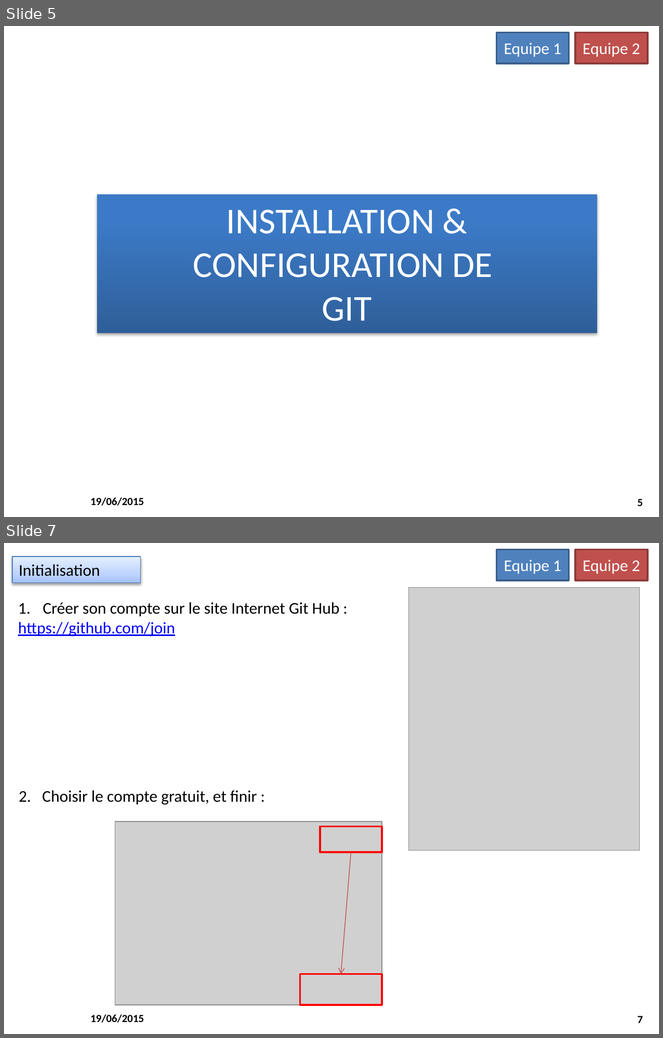
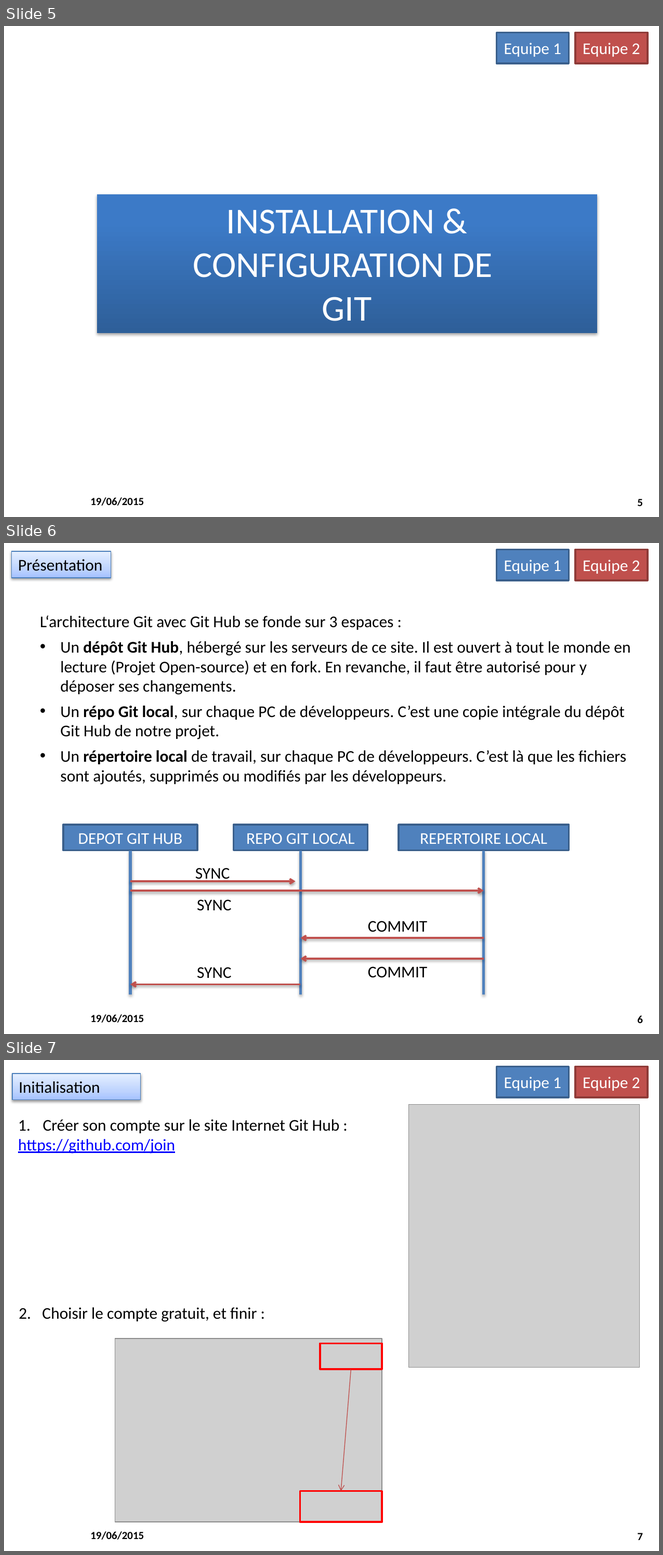
Before and after one commit to M2SIID-ODE/Projet_ODE, a slide deck: Documentation/3 - Documentation technique/Installation_PostesDevs_2015-06_19_v1.pptx. Shown one above the other, each under a label of ours: slides 5 and 7 before the commit, slides 5, 6 and 7 after it; the slides between them are not shown. The pictures are 663x1038 and 663x1555 pixels, drawn with LibreOffice and Linux fonts; fonts in the diff are those of the drawing; grey boxes stand for pictures; background and template pictures are left out. Boxes give left, top, right and bottom in pixels: in the first picture for what was removed or moved away, otherwise in the second. Text is boxed around its words. In the diff, an @@ line names an element or a change of style, - is before the commit and + after.

```diff
--- a/Documentation/3 - Documentation technique/Installation_PostesDevs_2015-06_19_v1.pptx
+++ b/Documentation/3 - Documentation technique/Installation_PostesDevs_2015-06_19_v1.pptx
@@ slide 6 added at (4,543,659,1034), background #FFFFFF; not listed: 2 template elements that a slide beside it also shows @@
@@ rectangle added at (12,551,111,578), fill gradient #A4C4FF to #BFD4FF to #E6EEFF, outline #4B7EBC 0.75 pt, 18 pt, text #000000 @@
+Présentation
@@ rectangle added at (497,550,569,580), fill #4F81BD, outline #3A5F8C 2 pt, 18 pt, text #FFFFFF @@
+Equipe 1
@@ rectangle added at (575,550,647,580), fill #C0504D, outline #8E3B39 2 pt, 18 pt, text #FFFFFF @@
+Equipe 2
@@ text added at (40,615,631,785), 18 pt, text #000000 @@
+L‘architecture Git avec Git Hub se fonde sur 3 espaces :
+• Un dépôt Git Hub, hébergé sur les serveurs de ce site. Il est ouvert à tout le monde en lecture (Projet Open-source) et en fork. En revanche, il faut être autorisé pour y déposer ses changements.
+• Un répo Git local, sur chaque PC de développeurs. C’est une copie intégrale du dépôt Git Hub de notre projet.
+• Un répertoire local de travail, sur chaque PC de développeurs. C’est là que les fichiers sont ajoutés, supprimés ou modifiés par les développeurs.
@@ rectangle added at (64,825,198,850), fill #4F81BD, outline #3A5F8C 2 pt, 18 pt, text #FFFFFF @@
+DEPOT GIT HUB
@@ rectangle added at (233,825,367,850), fill #4F81BD, outline #3A5F8C 2 pt, 18 pt, text #FFFFFF @@
+REPO GIT LOCAL
@@ rectangle added at (399,825,569,850), fill #4F81BD, outline #3A5F8C 2 pt, 18 pt, text #FFFFFF @@
+REPERTOIRE LOCAL
@@ line added from (130, 850) to (130, 995), #4F81BD 3 pt @@
@@ line added from (301, 850) to (301, 995), #4F81BD 3 pt @@
@@ line added from (483, 850) to (483, 995), #4F81BD 3 pt @@
@@ text added at (195,868,230,883), 18 pt, text #000000 @@
+SYNC
@@ arrow added from (130, 882) to (296, 882), #C0504D 2 pt @@
@@ arrow added from (130, 891) to (483, 891), #C0504D 2 pt @@
@@ text added at (197,900,232,911), 18 pt, text #000000 @@
+SYNC
@@ text added at (368,921,427,932), 18 pt, text #000000 @@
+COMMIT
@@ arrow added from (483, 938) to (301, 938), #C0504D 2 pt @@
@@ arrow added from (483, 959) to (301, 959), #C0504D 2 pt @@
@@ text added at (197,967,232,979), 18 pt, text #000000 @@
+SYNC
@@ text added at (368,967,427,978), 18 pt, text #000000 @@
+COMMIT
@@ arrow added from (301, 984) to (130, 984), #C0504D 2 pt @@
```
Also in this commit, not shown: 4 slides changed, 2 other slides added, 2 slides removed.
